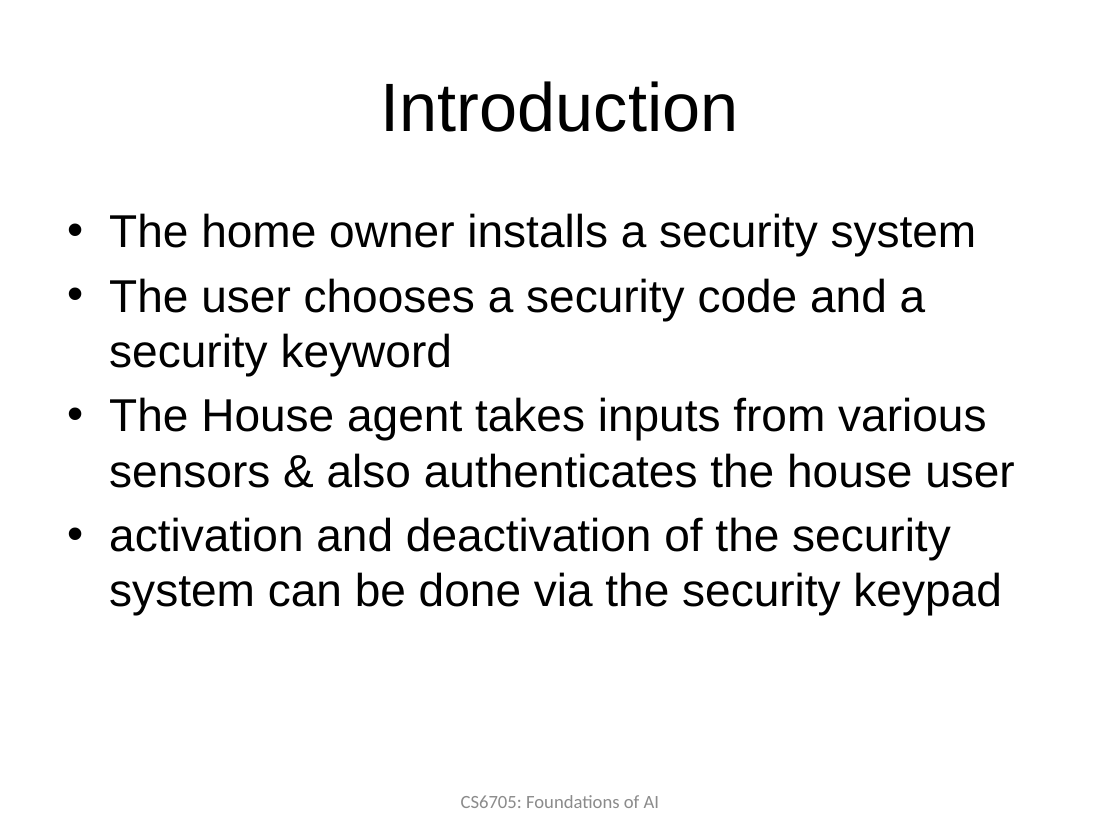
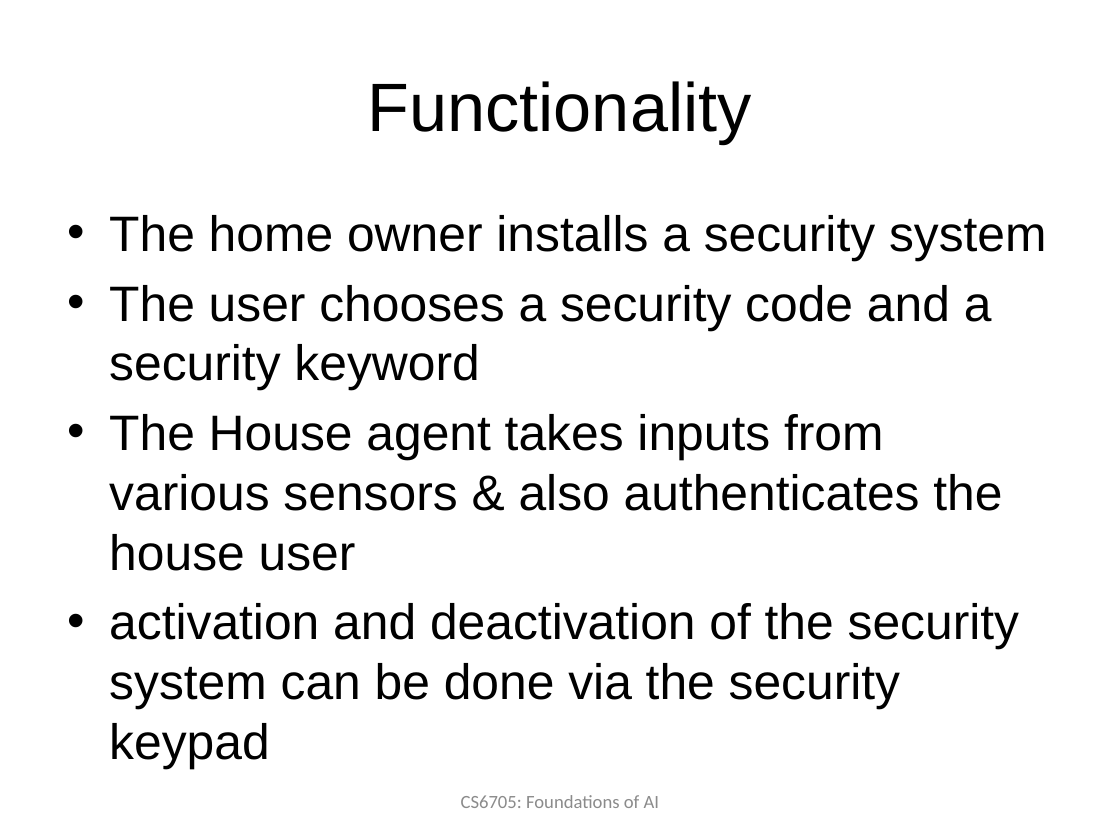
Before and after one commit to edvelezg/unb-ai, a slide deck: slide 5 of Project/Proposal.pptx (slide 4 before the commit). Drawn at 1120x840 pixels with LibreOffice and Linux fonts; fonts in the diff are those of the drawing; background and template pictures are left out. Boxes give left, top, right and bottom in pixels: in the first picture for what was removed or moved away, otherwise in the second. Text is boxed around its words. In the diff, an @@ line names an element or a change of style, - is before the commit and + after.

```diff
--- a/Project/Proposal.pptx
+++ b/Project/Proposal.pptx
@@ title at box(368, 81, 752, 143): text changed @@
-Introduction
+Functionality
@@ text "The home owner installs a ..." at box(109, 215, 1047, 769): size 29.6 to 32 pt @@
```
Also in this commit, not shown: 3 other slides changed, 1 slide added.
